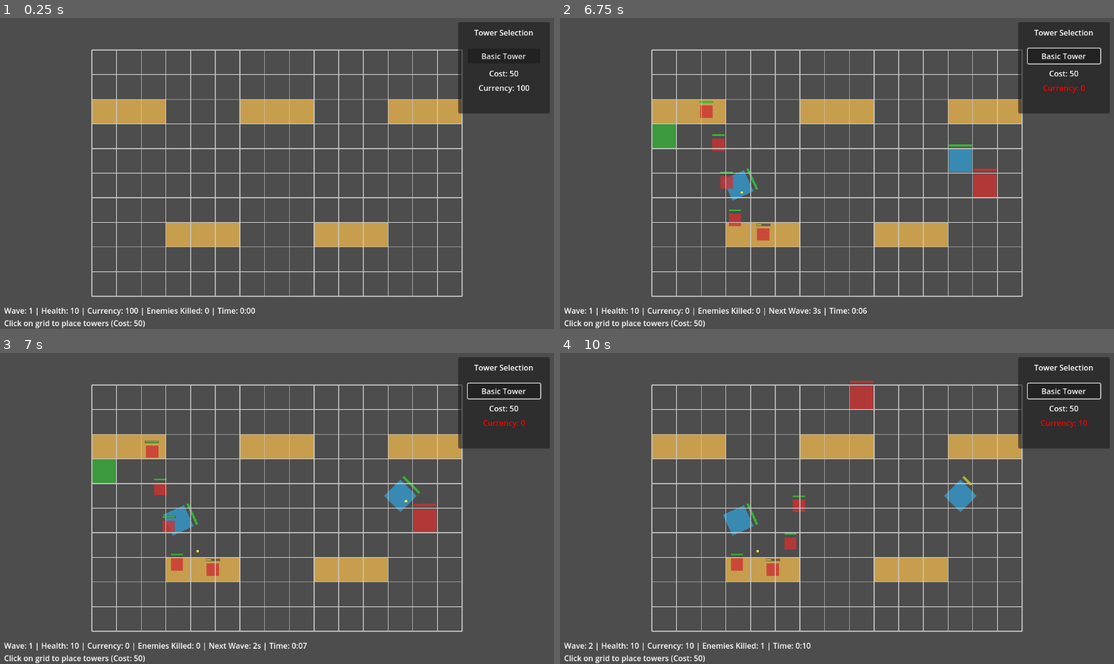
Above: before the commit, frames 1-4 (two rows, left to right).
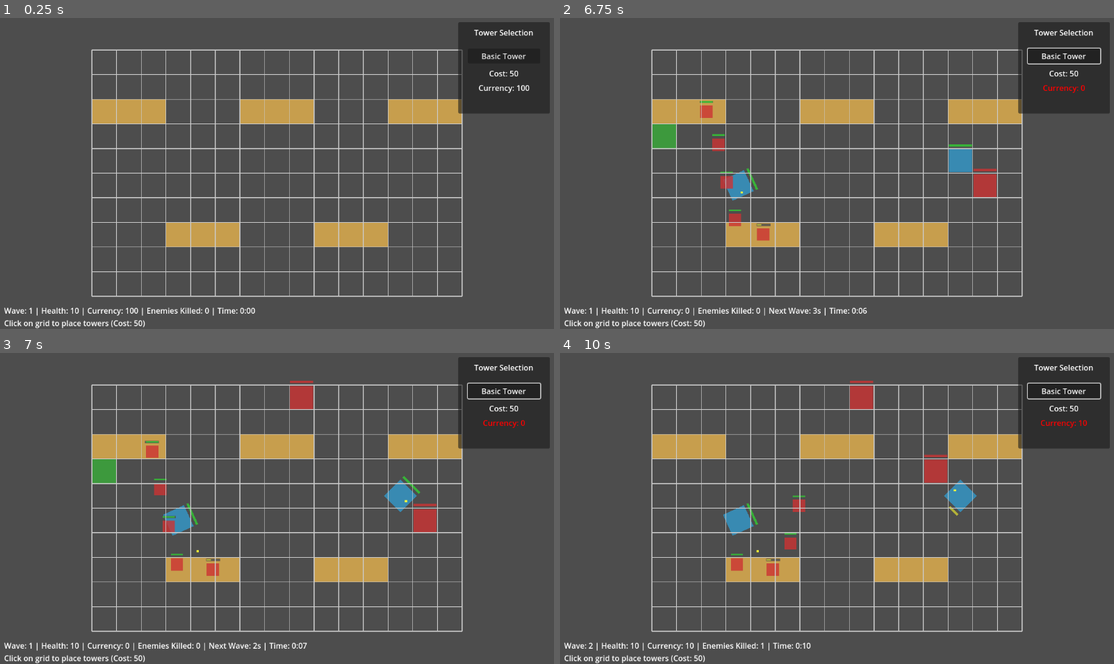
Above: after the commit, the same moments.

Repository: rivie13/CyberCrawler_basic_tower_defense_demo
Game: Godot game, scene res://scenes/Main.tscn
Same seed, same stepped clock (60 frames per second), same inputs: the game is played once before the commit and once after it.
Inputs (mouse positions are in pixels of both pictures, inside the frame that each line leads up to):
- Up to frame 1 (0.25 s): no input
- Up to frame 2 (6.75 s): click "Basic Tower" at 0.5 s; click "Basic Tower" at 1.25 s; click "Basic Tower" at 2 s; tap G at 2.75 s; move the mouse to (958, 157) at 2.77 s; click (958, 157) at 2.92 s; move the mouse to (726, 189) at 3.52 s; click (726, 189) at 3.67 s; move the mouse to (892, 105) at 4.27 s; click (892, 105) at 4.42 s; move the mouse to (809, 235) at 5.02 s; click (809, 235) at 5.17 s; move the mouse to (1003, 220) at 5.77 s; click (1003, 220) at 5.92 s; move the mouse to (670, 126) at 6.52 s; click (670, 126) at 6.67 s
- Up to frame 3 (7 s): no input
- Up to frame 4 (10 s): move the mouse to (864, 508) at 7.27 s; click (864, 508) at 7.42 s; move the mouse to (753, 430) at 8.02 s; click (753, 430) at 8.17 s; move the mouse to (958, 492) at 8.77 s; click (958, 492) at 8.92 s; move the mouse to (726, 524) at 9.52 s; click (726, 524) at 9.67 s

Frames 1-2 are identical in both runs. In frame 3, 0.4% of the frame differs, in the area x 52-57%, y 8-19%; in frame 4, 0.4%, in the area x 65-75%, y 32-53%.

Commit message:
fix: Adjust burst placement threshold back to 3 towers
- Change max_towers_per_burst from 2 to 3 towers within 5 seconds
- 2 towers was too low and would trigger too frequently during normal gameplay
- 3 towers provides better balance between detection and false positives
- Verified: Normal 2-tower placement no longer triggers burst alert
- Honeypot detection still working properly

Diff:
--- a/cybercrawler_basictowerdefense/scripts/Rival/RivalAlertSystem.gd
+++ b/cybercrawler_basictowerdefense/scripts/Rival/RivalAlertSystem.gd
@@ -15,7 +15,7 @@
 
 # Alert configuration
 @export var time_window_for_burst: float = 5.0  # Time window to check for "at once" placements
-@export var max_towers_per_burst: int = 2  # Max towers allowed in time window (lowered from 3 for testing)
+@export var max_towers_per_burst: int = 3  # Max towers allowed in time window
 @export var max_powerful_towers_per_burst: int = 1  # Max powerful towers in time window (lowered from 2 for testing)
 @export var exit_proximity_threshold: int = 3  # Grid cells from exit point
 @export var powerful_tower_damage_threshold: int = 1  # Damage threshold for "powerful" towers (lowered from 3 for testing)
